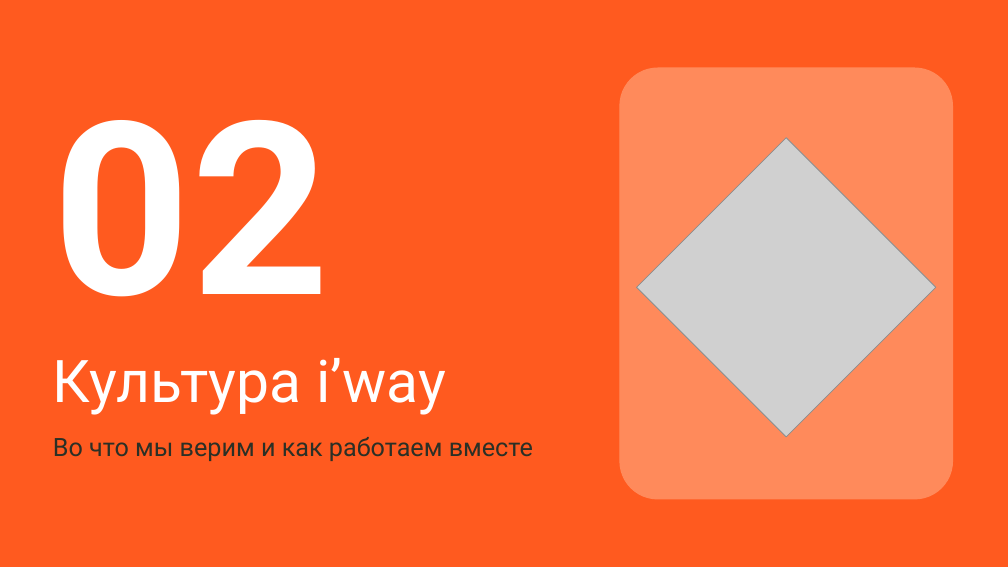
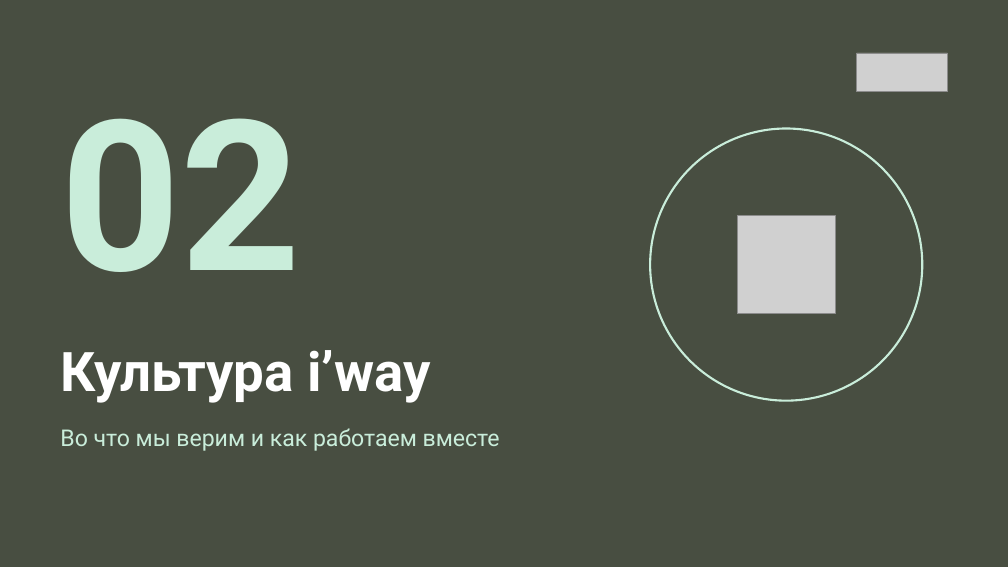
Before and after one commit to hriwayhr/HR-projects, a slide deck: slide 10 of presentations/HR-iway-onboarding-2026.pptx. Drawn at 1008x567 pixels with LibreOffice and Linux fonts; fonts in the diff are those of the drawing; grey boxes stand for pictures. Boxes give left, top, right and bottom in pixels: in the first picture for what was removed or moved away, otherwise in the second. Text is boxed around its words. In the diff, an @@ line names an element or a change of style, - is before the commit and + after.

```diff
--- a/presentations/HR-iway-onboarding-2026.pptx
+++ b/presentations/HR-iway-onboarding-2026.pptx
@@ background #FF5A1F to #484E41 @@
@@ picture added at (857, 53, 948, 92) @@
@@ text "02": place and size @@
-text "02" at (53, 120, 330, 297)
+text "02" at (60, 118, 301, 272)
@@ text "02" at (60, 118, 301, 272): size 230 to 200 pt, text colour #FFFFFF to #C9EDDA @@
@@ rounded rectangle removed at (620, 68, 953, 499) @@
@@ picture removed at (637, 138, 936, 437) @@
@@ ellipse added at (650, 129, 923, 401), fill #484E41, outline #C9EDDA 2 pt @@
@@ picture added at (737, 216, 836, 314) @@
@@ title "Культура i’way": place and size @@
-title "Культура i’way" at (53, 358, 446, 415)
+title "Культура i’way" at (60, 350, 431, 403)
@@ title "Культура i’way" at (60, 350, 431, 403): size 56 to 52 pt, bold on @@
@@ text "Во что мы верим и ...": place and size @@
-text "Во что мы верим и ..." at (53, 437, 533, 461)
+text "Во что мы верим и ..." at (60, 428, 500, 451)
@@ text "Во что мы верим и ..." at (60, 428, 500, 451): size 24 to 22 pt, text colour #2B3026 to #C9EDDA @@
```
Also in this commit, not shown: 27 other slides changed, 4 other files.
